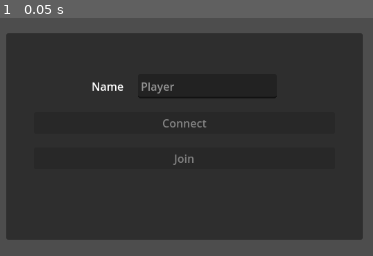
Above: before the commit, frame 1.
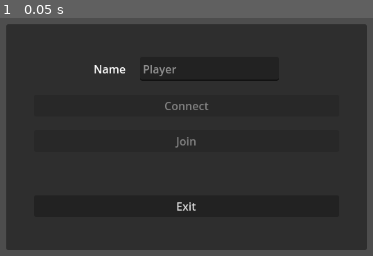
Above: after the commit, the same moment.

Repository: HexDOTexe/vaelerun-client
Game: Godot game, scene res://Scenes/SceneManager.tscn
Same seed, same stepped clock (60 frames per second), same inputs: the game is played once before the commit and once after it.
Inputs:
- Up to frame 1 (0.05 s): no input

The runs differ from the first frame. In frame 1, 10% of the frame differs, in the area x 1-99%, y 2-98%.

Commit message:
Added UI, started on tooltips
- User Interface elements are now properly rendered to the viewport instead of the game world
- Mouse-over tooltips added, but still need a TON of work, I'm not happy with them at all yet

Diff:
--- /dev/null
+++ b/Assets/Themes/DefaultTheme.tres
@@ -0,0 +1,3 @@
+[gd_resource type="Theme" format=3 uid="uid://jegwin2s8h28"]
+
+[resource]
--- a/Scenes/ClientDisplay.tscn
+++ b/Scenes/ClientDisplay.tscn
@@ -1,6 +1,9 @@
-[gd_scene format=3 uid="uid://c888ue22kmn4w"]
+[gd_scene load_steps=2 format=3 uid="uid://c888ue22kmn4w"]
+
+[ext_resource type="Script" path="res://Scripts/ClientDisplay.gd" id="1_t82d2"]
 
 [node name="ClientDisplay" type="Node"]
+script = ExtResource("1_t82d2")
 
 [node name="ClientStatus" type="Label" parent="."]
 z_index = 6
--- a/Scenes/Entities/EntityNode.tscn
+++ b/Scenes/Entities/EntityNode.tscn
@@ -1,12 +1,16 @@
-[gd_scene load_steps=4 format=3 uid="uid://dohqakong4c2f"]
+[gd_scene load_steps=5 format=3 uid="uid://dohqakong4c2f"]
 
 [ext_resource type="Script" path="res://Scripts/EntityNode.gd" id="1_rjjcq"]
 [ext_resource type="Texture2D" uid="uid://dcawaspbgp2bp" path="res://Assets/Sprites/Entity.png" id="2_xfxe5"]
 
 [sub_resource type="CircleShape2D" id="CircleShape2D_bismq"]
 
+[sub_resource type="RectangleShape2D" id="RectangleShape2D_hi570"]
+size = Vector2(144, 138)
+
 [node name="EntityNode" type="CharacterBody2D"]
 collision_layer = 2
+input_pickable = true
 script = ExtResource("1_rjjcq")
 
 [node name="Sprite2D" type="Sprite2D" parent="."]
@@ -15,3 +19,9 @@
 
 [node name="CollisionShape2D" type="CollisionShape2D" parent="."]
 shape = SubResource("CircleShape2D_bismq")
+
+[node name="Hitbox" type="CollisionShape2D" parent="."]
+shape = SubResource("RectangleShape2D_hi570")
+
+[connection signal="mouse_entered" from="." to="." method="_on_mouse_entered"]
+[connection signal="mouse_exited" from="." to="." method="_on_mouse_exited"]
--- a/Scenes/Entities/OtherPlayerNode.tscn
+++ b/Scenes/Entities/OtherPlayerNode.tscn
@@ -1,12 +1,16 @@
-[gd_scene load_steps=4 format=3 uid="uid://yur65rw8iowh"]
+[gd_scene load_steps=5 format=3 uid="uid://yur65rw8iowh"]
 
 [ext_resource type="Script" path="res://Scripts/OtherPlayer.gd" id="1_fjshs"]
 [ext_resource type="Texture2D" uid="uid://b5onpnhuqsy57" path="res://Assets/Sprites/OtherPC.png" id="2_qj4t2"]
 
 [sub_resource type="CircleShape2D" id="CircleShape2D_bismq"]
 
+[sub_resource type="RectangleShape2D" id="RectangleShape2D_y2715"]
+size = Vector2(66, 72)
+
 [node name="OtherPlayerNode" type="CharacterBody2D"]
 collision_layer = 2
+input_pickable = true
 script = ExtResource("1_fjshs")
 
 [node name="Sprite2D" type="Sprite2D" parent="."]
@@ -15,3 +19,9 @@
 
 [node name="CollisionShape2D" type="CollisionShape2D" parent="."]
 shape = SubResource("CircleShape2D_bismq")
+
+[node name="Hitbox" type="CollisionShape2D" parent="."]
+shape = SubResource("RectangleShape2D_y2715")
+
+[connection signal="mouse_entered" from="." to="." method="_on_mouse_entered"]
+[connection signal="mouse_exited" from="." to="." method="_on_mouse_exited"]
--- a/Scenes/Entities/PlayerNode.tscn
+++ b/Scenes/Entities/PlayerNode.tscn
@@ -1,12 +1,16 @@
-[gd_scene load_steps=4 format=3 uid="uid://bgpano0xrnlds"]
+[gd_scene load_steps=5 format=3 uid="uid://bgpano0xrnlds"]
 
 [ext_resource type="Script" path="res://Scripts/Player.gd" id="1_h3clo"]
 [ext_resource type="Texture2D" uid="uid://cmaet7rwdtarm" path="res://Assets/Sprites/PC.png" id="2_l63ml"]
 
 [sub_resource type="CircleShape2D" id="CircleShape2D_bismq"]
 
+[sub_resource type="RectangleShape2D" id="RectangleShape2D_yo6cx"]
+size = Vector2(60, 68)
+
 [node name="PlayerNode" type="CharacterBody2D"]
 collision_layer = 2
+input_pickable = true
 script = ExtResource("1_h3clo")
 
 [node name="Sprite2D" type="Sprite2D" parent="."]
@@ -18,3 +22,9 @@
 
 [node name="Camera2D" type="Camera2D" parent="."]
 enabled = false
+
+[node name="Hitbox" type="CollisionShape2D" parent="."]
+shape = SubResource("RectangleShape2D_yo6cx")
+
+[connection signal="mouse_entered" from="." to="." method="_on_mouse_entered"]
+[connection signal="mouse_exited" from="." to="." method="_on_mouse_exited"]
--- a/Scenes/Interface/LoginMenu.tscn
+++ b/Scenes/Interface/LoginMenu.tscn
@@ -1,6 +1,7 @@
-[gd_scene load_steps=2 format=3 uid="uid://d2cyvaohri2d4"]
+[gd_scene load_steps=3 format=3 uid="uid://d2cyvaohri2d4"]
 
 [ext_resource type="Script" path="res://Scripts/LoginMenu.gd" id="1_rbbpd"]
+[ext_resource type="Theme" uid="uid://jegwin2s8h28" path="res://Assets/Themes/DefaultTheme.tres" id="1_xk24a"]
 
 [node name="LoginMenu" type="Control"]
 layout_mode = 3
@@ -11,9 +12,10 @@
 grow_vertical = 2
 size_flags_horizontal = 4
 size_flags_vertical = 4
+theme = ExtResource("1_xk24a")
 script = ExtResource("1_rbbpd")
 
-[node name="LoginPanel" type="PanelContainer" parent="."]
+[node name="LoginPanel" type="Panel" parent="."]
 layout_mode = 1
 anchors_preset = 8
 anchor_left = 0.5
@@ -21,14 +23,19 @@
 anchor_right = 0.5
 anchor_bottom = 0.5
 offset_left = -257.0
-offset_top = -149.0
-offset_right = 257.0
-offset_bottom = 149.0
+offset_top = -162.0
+offset_right = 263.0
+offset_bottom = 164.0
 grow_horizontal = 2
 grow_vertical = 2
 
 [node name="MarginContainer" type="MarginContainer" parent="LoginPanel"]
-layout_mode = 2
+layout_mode = 1
+anchors_preset = 15
+anchor_right = 1.0
+anchor_bottom = 1.0
+grow_horizontal = 2
+grow_vertical = 2
 theme_override_constants/margin_left = 40
 theme_override_constants/margin_top = 40
 theme_override_constants/margin_right = 40
@@ -85,6 +92,10 @@
 horizontal_alignment = 1
 vertical_alignment = 1
 
+[node name="Button" type="Button" parent="LoginPanel/MarginContainer/VDIV"]
+layout_mode = 2
+text = "Exit"
+
 [connection signal="text_changed" from="LoginPanel/MarginContainer/VDIV/HDIV/NameBox" to="." method="_on_text_edit_text_changed"]
 [connection signal="pressed" from="LoginPanel/MarginContainer/VDIV/Connect" to="." method="_on_connect_pressed"]
 [connection signal="pressed" from="LoginPanel/MarginContainer/VDIV/Join" to="." method="_on_button_pressed"]
--- /dev/null
+++ b/Scenes/Interface/Tooltip.tscn
@@ -0,0 +1,51 @@
+[gd_scene load_steps=3 format=3 uid="uid://dv0k0e2nd0fi7"]
+
+[ext_resource type="Script" path="res://Scripts/Tooltip.gd" id="1_gxkj1"]
+[ext_resource type="Texture2D" uid="uid://d4nxhh87twnhn" path="res://Assets/Textures/Interface/border_gold.png" id="1_y06ig"]
+
+[node name="Tooltip" type="Control"]
+layout_mode = 3
+anchors_preset = 15
+anchor_right = 1.0
+anchor_bottom = 1.0
+grow_horizontal = 2
+grow_vertical = 2
+script = ExtResource("1_gxkj1")
+
+[node name="BGPanel" type="PanelContainer" parent="."]
+z_index = -1
+custom_minimum_size = Vector2(100, 50)
+layout_mode = 1
+offset_left = 10.0
+offset_top = 10.0
+offset_right = 152.0
+offset_bottom = 57.0
+
+[node name="MarginContainer" type="MarginContainer" parent="BGPanel"]
+layout_mode = 2
+theme_override_constants/margin_left = 12
+theme_override_constants/margin_top = 12
+theme_override_constants/margin_right = 12
+theme_override_constants/margin_bottom = 12
+
+[node name="RichTextLabel" type="RichTextLabel" parent="BGPanel/MarginContainer"]
+layout_mode = 2
+fit_content = true
+scroll_active = false
+autowrap_mode = 0
+
+[node name="MarginContainer2" type="MarginContainer" parent="BGPanel"]
+layout_mode = 2
+theme_override_constants/margin_left = -10
+theme_override_constants/margin_top = -10
+theme_override_constants/margin_right = -10
+theme_override_constants/margin_bottom = -10
+
+[node name="Border" type="NinePatchRect" parent="BGPanel/MarginContainer2"]
+layout_mode = 2
+texture = ExtResource("1_y06ig")
+region_rect = Rect2(0, 0, 128, 128)
+patch_margin_left = 24
+patch_margin_top = 24
+patch_margin_right = 24
+patch_margin_bottom = 24
--- a/Scenes/SceneManager.tscn
+++ b/Scenes/SceneManager.tscn
@@ -1,19 +1,14 @@
-[gd_scene load_steps=6 format=3 uid="uid://b6828ghb5ykdv"]
+[gd_scene load_steps=4 format=3 uid="uid://b6828ghb5ykdv"]
 
 [ext_resource type="Script" path="res://Scripts/SceneManager.gd" id="1_tphq4"]
-[ext_resource type="PackedScene" uid="uid://c888ue22kmn4w" path="res://Scenes/ClientDisplay.tscn" id="2_3v7qv"]
 [ext_resource type="PackedScene" uid="uid://d2cyvaohri2d4" path="res://Scenes/Interface/LoginMenu.tscn" id="2_yu5cp"]
 [ext_resource type="Script" path="res://Scripts/World.gd" id="3_84r5o"]
-[ext_resource type="Script" path="res://Scripts/ClientDisplay.gd" id="3_s8n6p"]
 
 [node name="SceneManager" type="Node"]
 process_mode = 3
 script = ExtResource("1_tphq4")
 
-[node name="ClientDisplay" parent="." instance=ExtResource("2_3v7qv")]
-script = ExtResource("3_s8n6p")
+[node name="World" type="Node" parent="."]
+script = ExtResource("3_84r5o")
 
 [node name="LoginMenu" parent="." instance=ExtResource("2_yu5cp")]
-
-[node name="World" type="Node" parent="."]
-script = ExtResource("3_84r5o")
--- a/Scripts/EntityNode.gd
+++ b/Scripts/EntityNode.gd
@@ -4,9 +4,12 @@
 # PROPERTIES
 var entity_index_id : int
 var entity_resource : Entity
+var entity_type : String = "NPC"
+var entity_state
 
-var entity_name : String
-var entity_state
+var entity_name : String = "Warmech"
+var entity_class : String = "Machine"
+var entity_level : int = 10
 
 var health_maximum : int
 var health_current : int
@@ -34,3 +37,11 @@
 
 func update_entity(new_position):
 	self.position = new_position
+
+func _on_mouse_entered():
+	print(str(self.name)+" enter")
+	UserInterface.mouse_hover(self)
+
+func _on_mouse_exited():
+	print(str(self.name)+" exit")
+	UserInterface.mouse_dehover(self)
--- a/Scripts/OtherPlayer.gd
+++ b/Scripts/OtherPlayer.gd
@@ -1,6 +1,22 @@
 extends CharacterBody2D
 
+# PROPERTIES
+var entity_type : String = "Player"
+var entity_state : String = "Idle"
 var player_id
+
+var entity_name : String = "Player"
+var entity_class : String = "Adventurer"
+var entity_level : int = 1
 
 func update_player(new_position):
 	self.position = new_position
+
+
+func _on_mouse_entered():
+	print(str(self.name)+" enter")
+	UserInterface.mouse_hover(self)
+
+func _on_mouse_exited():
+	print(str(self.name)+" exit")
+	UserInterface.mouse_dehover(self)
--- a/Scripts/Player.gd
+++ b/Scripts/Player.gd
@@ -3,15 +3,17 @@
 
 # PROPERTIES
 var entity_type : String = "Player"
+var entity_state : String = "Idle"
+
 var entity_name : String = "Player"
-var entity_state : String = "Idle"
+var entity_class : String = "Adventurer"
+var entity_level : int = 1
 
 var stat_health_maximum : int
 var stat_health_current : int
 var stat_health_percent : int
 
 var stat_power_type : String
-
 var stat_power_maximum : int
 var stat_power_current : int
 var stat_power_percent : int
@@ -33,9 +35,20 @@
 	player_movement(delta)
 	define_player_state()
 
-func _input(_event):
-	#print(event.as_text())
-	pass
+func define_player_state():
+	player_state = {"T": Time.get_unix_time_from_system(), "P": get_position()}
+	Server.send_player_state(player_state)
+
+func activate_camera():
+	$Camera2D.enabled = true
+
+func _on_mouse_entered():
+	print(str(self.name)+" enter")
+	UserInterface.mouse_hover(self)
+
+func _on_mouse_exited():
+	print(str(self.name)+" exit")
+	UserInterface.mouse_dehover(self)
 
 func player_movement(_delta):
 	movement_vector.x = Input.get_action_strength("move_right") - Input.get_action_strength("move_left")
@@ -56,11 +69,3 @@
 		velocity = movement_vector
 
 	move_and_slide()
-
-func activate_camera():
-	$Camera2D.enabled = true
-
-func define_player_state():
-	player_state = {"T": Time.get_unix_time_from_system(), "P": get_position()}
-	Server.send_player_state(player_state)
-	pass
--- a/Scripts/Server.gd
+++ b/Scripts/Server.gd
@@ -139,5 +139,5 @@
 	# Entities: "entity_index_id" 	/ "location" 		/ "current_health"
 	# Entities: "maximum_health"	/ "entity_state" 	/ "entity_respawn_timer"
 	get_node("../SceneManager/World").update_world_state(world_state)
-	get_node("../SceneManager/ClientDisplay").get_world_time(world_state["T"])
+	get_node("../UserInterface/GUI/ClientDisplay").get_world_time(world_state["T"])
 #endregion
--- /dev/null
+++ b/Scripts/Tooltip.gd
@@ -0,0 +1,11 @@
+extends Control
+
+@onready var label = $BGPanel/MarginContainer/RichTextLabel
+
+var content : String = ""
+
+func _ready():
+	display_content()
+
+func display_content():
+	label.text = str(content)
--- /dev/null
+++ b/Scripts/UserInterface.gd
@@ -0,0 +1,58 @@
+extends Node
+
+@onready var debug_display = preload("res://Scenes/ClientDisplay.tscn")
+@onready var login_menu = preload("res://Scenes/Interface/LoginMenu.tscn")
+@onready var tooltip = preload("res://Scenes/Interface/Tooltip.tscn")
+
+var hovered_target
+var selected_target
+var focused_target
+
+var tooltip_active : bool = false
+
+func _ready():
+	start_canvas()
+
+func _process(_delta):
+	if hovered_target:
+		display_tooltip()
+	else:
+		erase_tooltip()
+
+func start_canvas():
+	var new_canvas = CanvasLayer.new()
+	var new_debug_display = debug_display.instantiate()
+	new_canvas.name = "GUI"
+	add_child(new_canvas)
+	$GUI.add_child(new_debug_display)
+
+func mouse_hover(target):
+	if hovered_target == null:
+		hovered_target = target
+
+func mouse_dehover(_target):
+	if !hovered_target == null:
+		hovered_target = null
+
+func display_tooltip():
+	if tooltip_active == false:
+		var new_tooltip = tooltip.instantiate()
+		if hovered_target.entity_type == "Player":
+			new_tooltip.content += str(hovered_target.entity_name) + "\n"
+			new_tooltip.content += "Level "+str(hovered_target.entity_level)+" "+str(hovered_target.entity_class)+"\n"
+			new_tooltip.global_position = get_viewport().get_mouse_position()
+			$GUI.add_child(new_tooltip)
+			tooltip_active = true
+			#print(hovered_target.entity_name)
+		if hovered_target.entity_type == "NPC":
+			new_tooltip.content += str(hovered_target.entity_name) + "\n"
+			new_tooltip.content += "Level "+str(hovered_target.entity_level)+" "+str(hovered_target.entity_class)+"\n"
+			new_tooltip.global_position = get_viewport().get_mouse_position()
+			$GUI.add_child(new_tooltip)
+			tooltip_active = true
+			#print(hovered_target.entity_name)
+
+func erase_tooltip():
+	if tooltip_active == true:
+		$GUI/Tooltip.queue_free()
+		tooltip_active = false
--- a/Scripts/World.gd
+++ b/Scripts/World.gd
@@ -30,6 +30,7 @@
 		var new_player = player_node.instantiate()
 		new_player.position = Vector2(500,400)
 		new_player.name = str(client_id)
+		new_player.entity_name = Server.temp_name
 		$Map.add_child(new_player)
 	else:
 		if !$Map.has_node(str(client_id)):
@@ -60,7 +61,7 @@
 
 func update_world_state(world_state):
 	if world_state["T"] > local_world_state:
-		print(world_state)
+		#print(world_state)
 		local_world_state = world_state["T"]
 		world_state_buffer.append(world_state)
 
@@ -88,7 +89,7 @@
 					var new_position = lerp(world_state_buffer[1][player]["P"], world_state_buffer[2][player]["P"], interpolation_factor)
 					get_node("./Map/" + str(player)).update_player(new_position)
 				else:
-					print("Spawning new player")
+					#print("Spawning new player")
 					spawn_new_player(player, world_state_buffer[2][player]["P"])
 			for entity in world_state_buffer[2]["Entities"].keys():
 				if !world_state_buffer[1]["Entities"].has(entity):
@@ -97,7 +98,7 @@
 					var new_position = lerp(world_state_buffer[1]["Entities"][entity]["location"], world_state_buffer[2]["Entities"][entity]["location"], interpolation_factor)
 					get_node("./Map/" + str(entity)).update_entity(new_position)
 				else:
-					print("Spawning new entity")
+					#print("Spawning new entity")
 					spawn_new_entity(entity, world_state_buffer[2]["Entities"][entity])
 		elif render_time > world_state_buffer[1]["T"]:
 			var estimation_factor = float(render_time - world_state_buffer[0]["T"]) / float(world_state_buffer[1]["T"] - world_state_buffer[0]["T"]) - 1.00
--- a/project.godot
+++ b/project.godot
@@ -18,6 +18,7 @@
 [autoload]
 
 Server="*res://Scripts/Server.gd"
+UserInterface="*res://Scripts/UserInterface.gd"
 
 [display]
 
@@ -45,16 +46,6 @@
 "events": [Object(InputEventKey,"resource_local_to_scene":false,"resource_name":"","device":-1,"window_id":0,"alt_pressed":false,"shift_pressed":false,"ctrl_pressed":false,"meta_pressed":false,"pressed":false,"keycode":0,"physical_keycode":83,"key_label":0,"unicode":115,"echo":false,"script":null)
 ]
 }
-menu_character={
-"deadzone": 0.5,
-"events": [Object(InputEventKey,"resource_local_to_scene":false,"resource_name":"","device":-1,"window_id":0,"alt_pressed":false,"shift_pressed":false,"ctrl_pressed":false,"meta_pressed":false,"pressed":false,"keycode":0,"physical_keycode":67,"key_label":0,"unicode":99,"echo":false,"script":null)
-]
-}
-menu_system={
-"deadzone": 0.5,
-"events": [Object(InputEventKey,"resource_local_to_scene":false,"resource_name":"","device":-1,"window_id":0,"alt_pressed":false,"shift_pressed":false,"ctrl_pressed":false,"meta_pressed":false,"pressed":false,"keycode":0,"physical_keycode":4194305,"key_label":0,"unicode":0,"echo":false,"script":null)
-]
-}
 
 [rendering]
 
Binary file added: Assets/Textures/Interface/bg_dark.png
Not shown, added: Assets/Textures/Interface/bg_dark.png.import
Binary file added: Assets/Textures/Interface/border_gold.png
Not shown, added: Assets/Textures/Interface/border_gold.png.import
Binary file added: Assets/Textures/Interface/border_ps2.png
Not shown, added: Assets/Textures/Interface/border_ps2.png.import
Binary file added: Assets/Textures/Interface/frame_player.png
Not shown, added: Assets/Textures/Interface/frame_player.png.import
Binary file added: Assets/Textures/Interface/grad_bar.png
Not shown, added: Assets/Textures/Interface/grad_bar.png.import
Binary file added: Assets/Textures/Interface/grad_ps2.png
Not shown, added: Assets/Textures/Interface/grad_ps2.png.import
